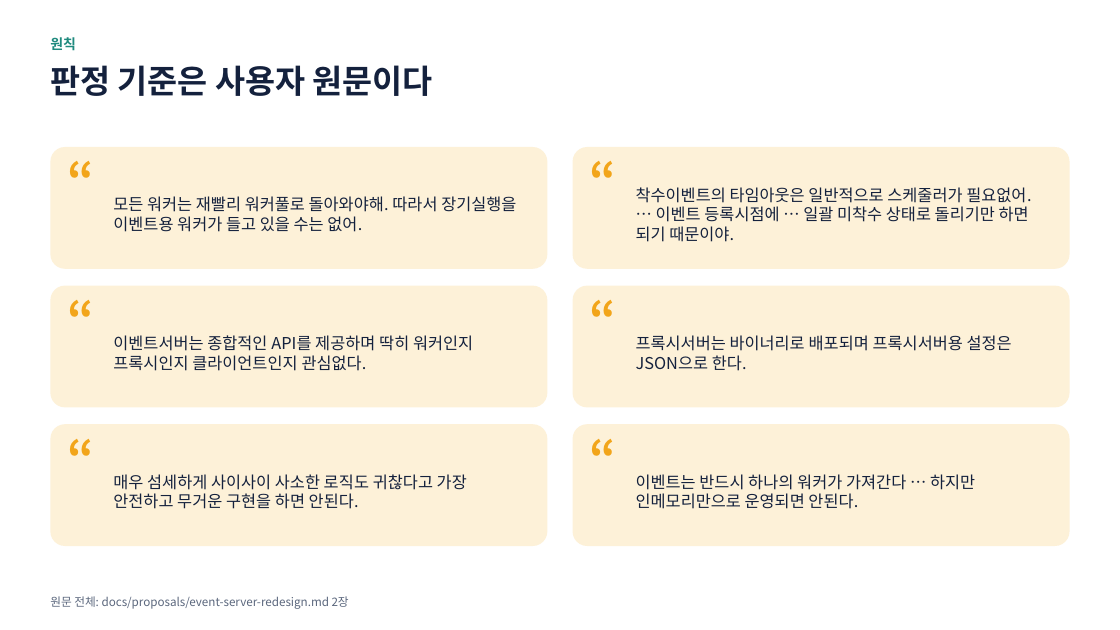
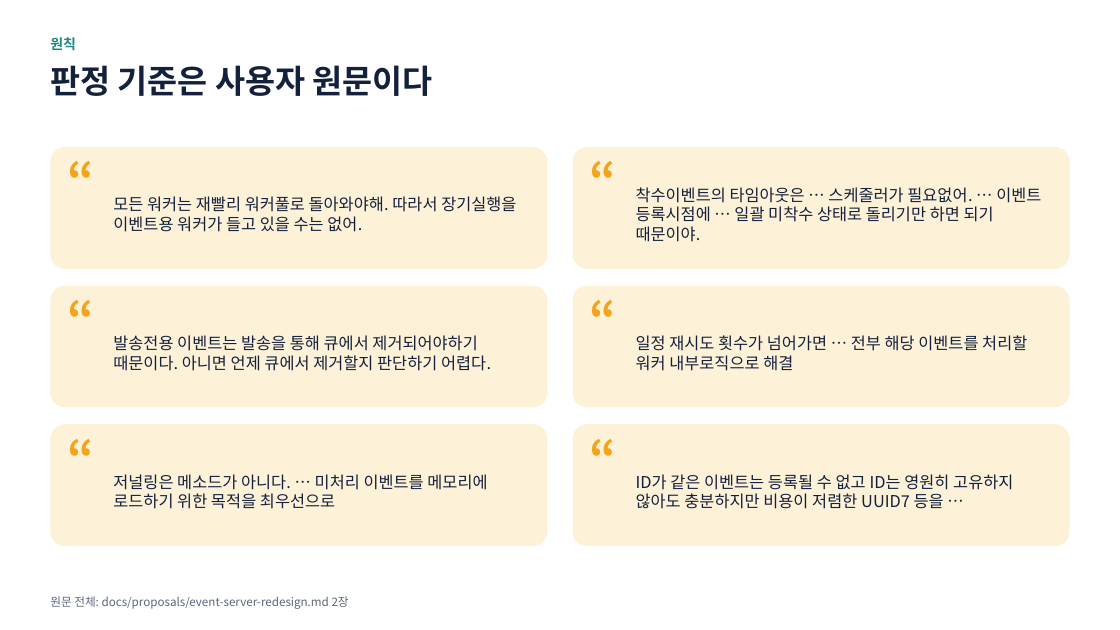
Before and after one commit to hikaMaeng/ruvent, a slide deck: slide 5 of docs/proposals/event-server-redesign.pptx. Drawn at 1120x630 pixels with LibreOffice and Linux fonts; fonts in the diff are those of the drawing. Boxes give left, top, right and bottom in pixels: in the first picture for what was removed or moved away, otherwise in the second. Text is boxed around its words. In the diff, an @@ line names an element or a change of style, - is before the commit and + after.

```diff
--- a/docs/proposals/event-server-redesign.pptx
+++ b/docs/proposals/event-server-redesign.pptx
@@ text at [636,187,1041,242]: text changed @@
-착수이벤트의 타임아웃은 일반적으로 스케줄러가 필요없어. … 이벤트 등록시점에 … 일괄 미착수 상태로 돌리기만 하면 되기 때문이야.
+착수이벤트의 타임아웃은 … 스케줄러가 필요없어. … 이벤트 등록시점에 … 일괄 미착수 상태로 돌리기만 하면 되기 때문이야.
@@ text at [113,335,491,371]: text changed @@
-이벤트서버는 종합적인 API를 제공하며 딱히 워커인지 프록시인지 클라이언트인지 관심없다.
+발송전용 이벤트는 발송을 통해 큐에서 제거되어야하기 때문이다. 아니면 언제 큐에서 제거할지 판단하기 어렵다.
@@ text at [636,335,1027,371]: text changed @@
-프록시서버는 바이너리로 배포되며 프록시서버용 설정은 JSON으로 한다.
+일정 재시도 횟수가 넘어가면 … 전부 해당 이벤트를 처리할 워커 내부로직으로 해결
@@ text at [113,474,487,509]: text changed @@
-매우 섬세하게 사이사이 사소한 로직도 귀찮다고 가장 안전하고 무거운 구현을 하면 안된다.
+저널링은 메소드가 아니다. … 미처리 이벤트를 메모리에 로드하기 위한 목적을 최우선으로
@@ text at [636,474,1013,509]: text changed @@
-이벤트는 반드시 하나의 워커가 가져간다 … 하지만 인메모리만으로 운영되면 안된다.
+ID가 같은 이벤트는 등록될 수 없고 ID는 영원히 고유하지 않아도 충분하지만 비용이 저렴한 UUID7 등을 …
```
Also in this commit, not shown: 16 other slides changed, 6 slides added, 6 slides removed, 3 other files.
